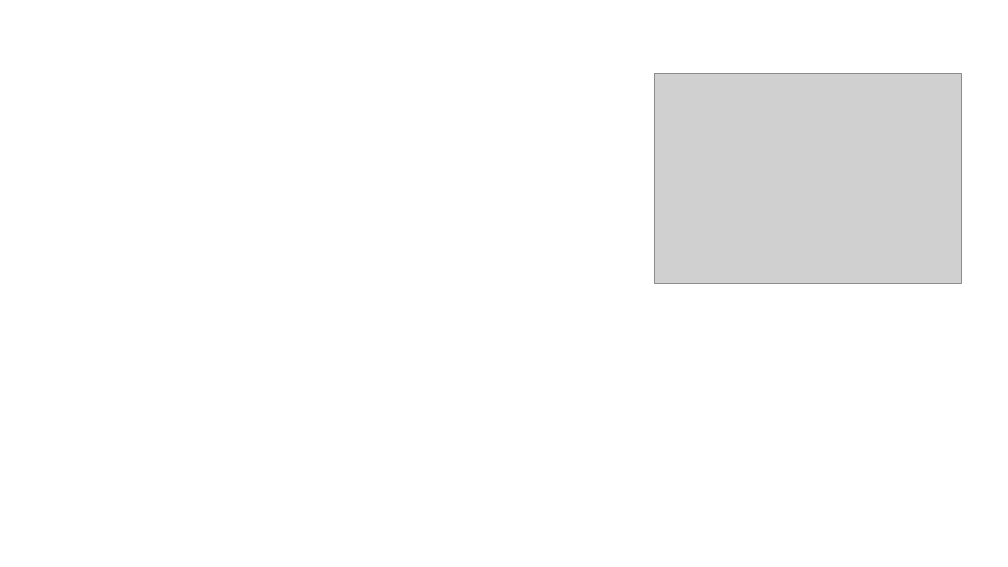
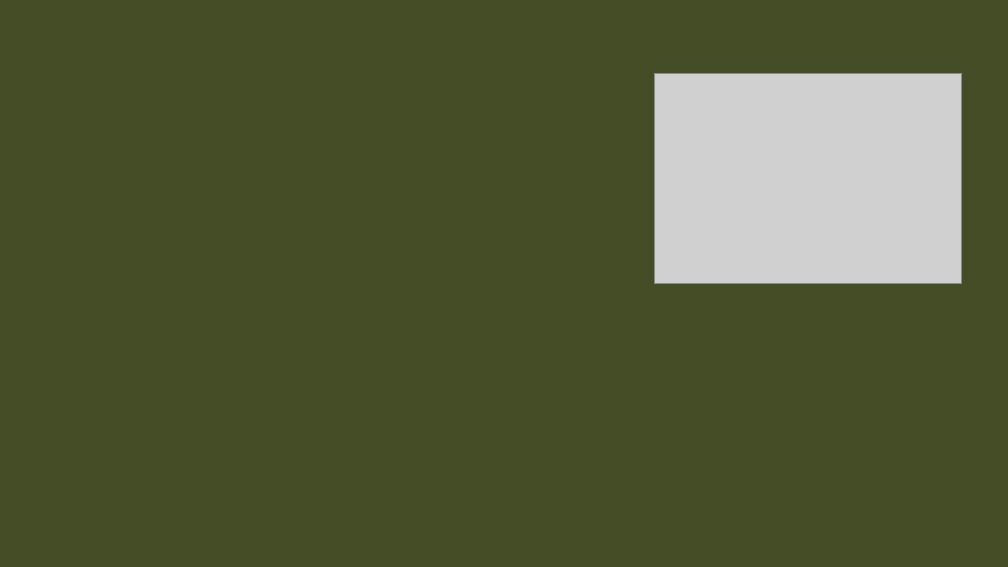
Before and after one commit to Dwaddle26/EncryptNotes, a slide deck: slide 3 of Phase 3 Documentation/Team_2_Presentation_3.pptx. Drawn at 1008x567 pixels with LibreOffice and Linux fonts; fonts in the diff are those of the drawing; grey boxes stand for pictures; background and template pictures are left out. Boxes give left, top, right and bottom in pixels: in the first picture for what was removed or moved away, otherwise in the second. Text is boxed around its words. In the diff, an @@ line names an element or a change of style, - is before the commit and + after.

```diff
--- a/Phase 3 Documentation/Team_2_Presentation_3.pptx
+++ b/Phase 3 Documentation/Team_2_Presentation_3.pptx
@@ background #FFFFFF to #444D26 @@
```
Also in this commit, not shown: 2 other slides changed, 4 slides added, 7 slides removed, 7 other files.
